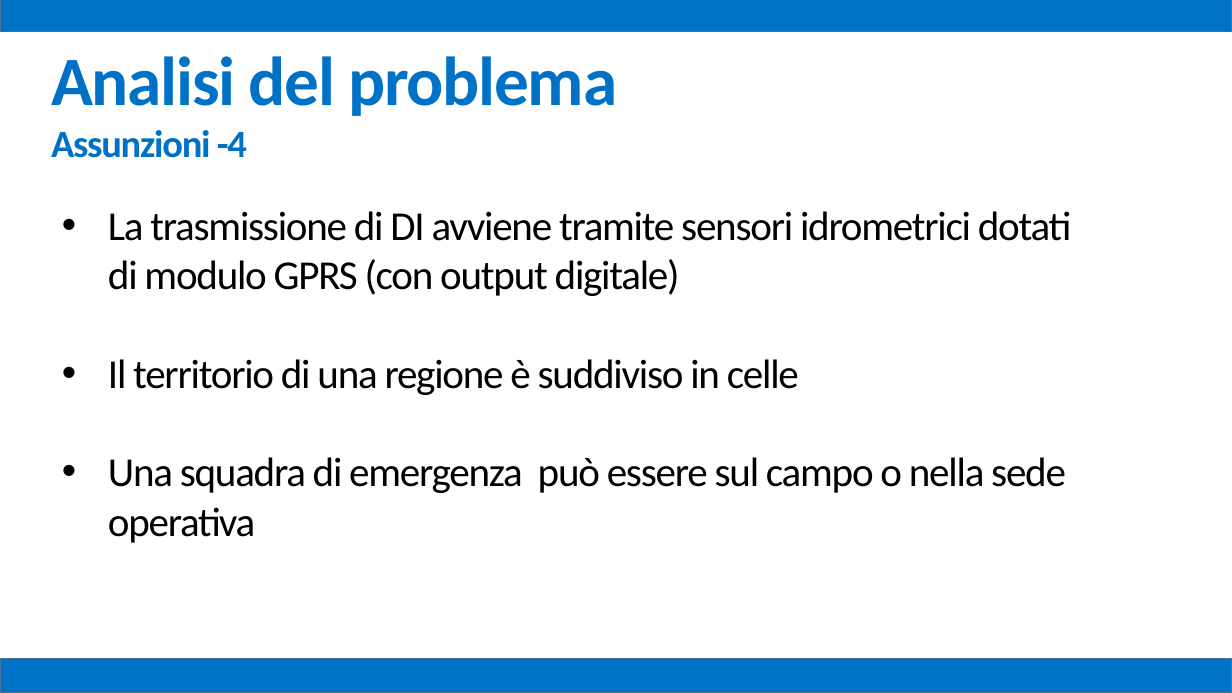
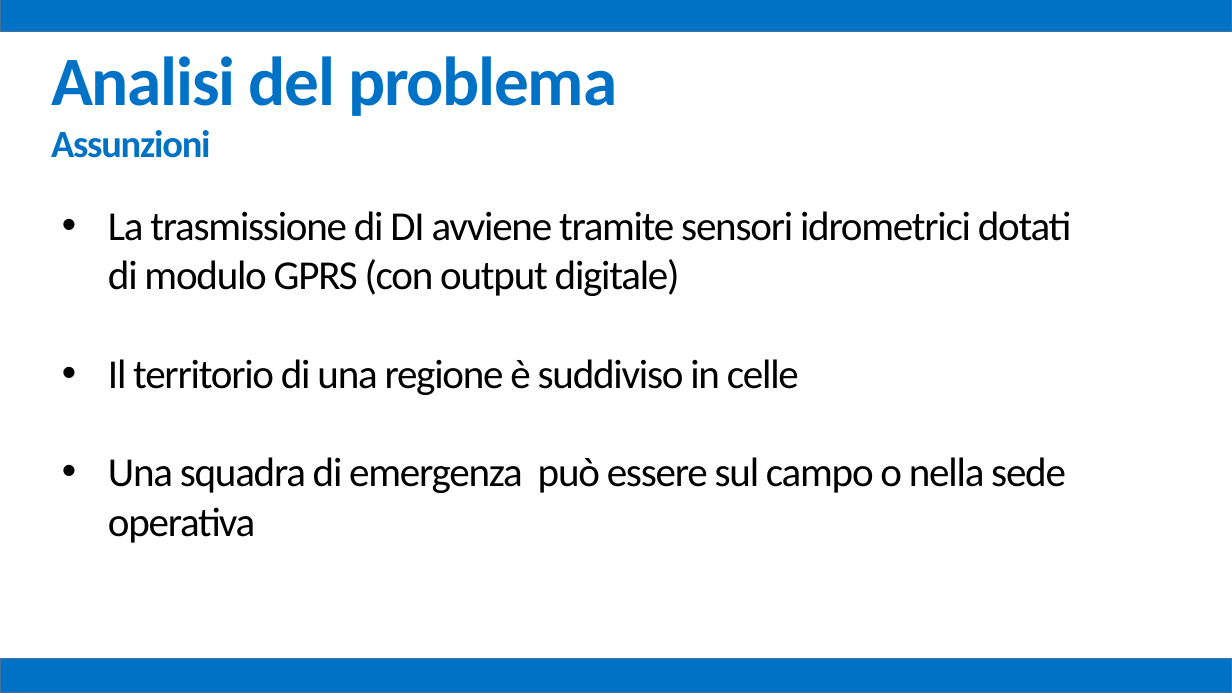
Before and after one commit to mz1991/ProgettoFebbraio2015, a slide deck: slide 13 of Febbraio 2015.pptx. Drawn at 1232x693 pixels with LibreOffice and Linux fonts; fonts in the diff are those of the drawing. Boxes give left, top, right and bottom in pixels: in the first picture for what was removed or moved away, otherwise in the second. Text is boxed around its words. In the diff, an @@ line names an element or a change of style, - is before the commit and + after.

```diff
--- a/Febbraio 2015.pptx
+++ b/Febbraio 2015.pptx
@@ text at (x1=51, y1=130, x2=211, y2=158): text changed @@
-Assunzioni -4
+Assunzioni
```
Also in this commit, not shown: 33 other slides changed.
